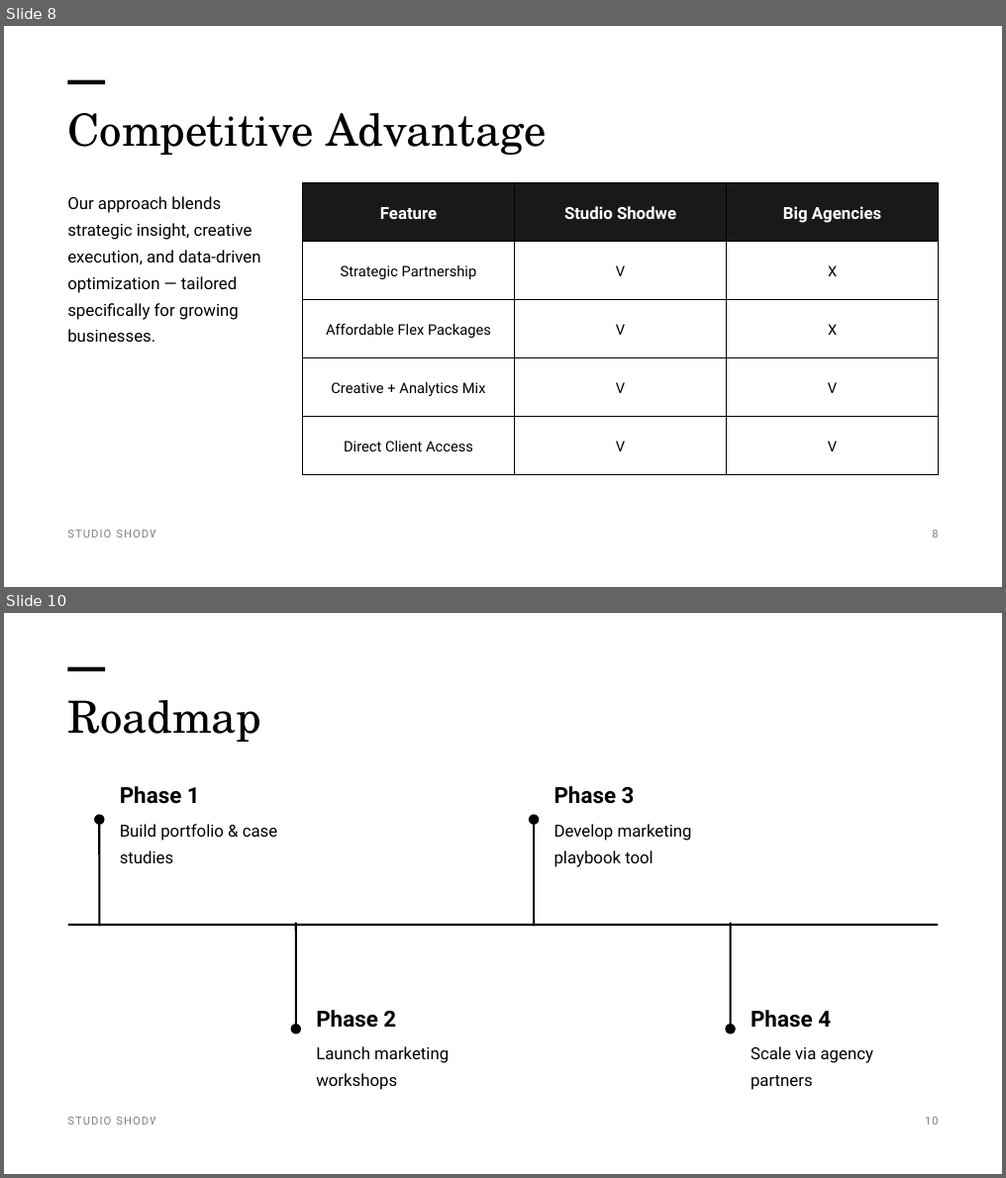
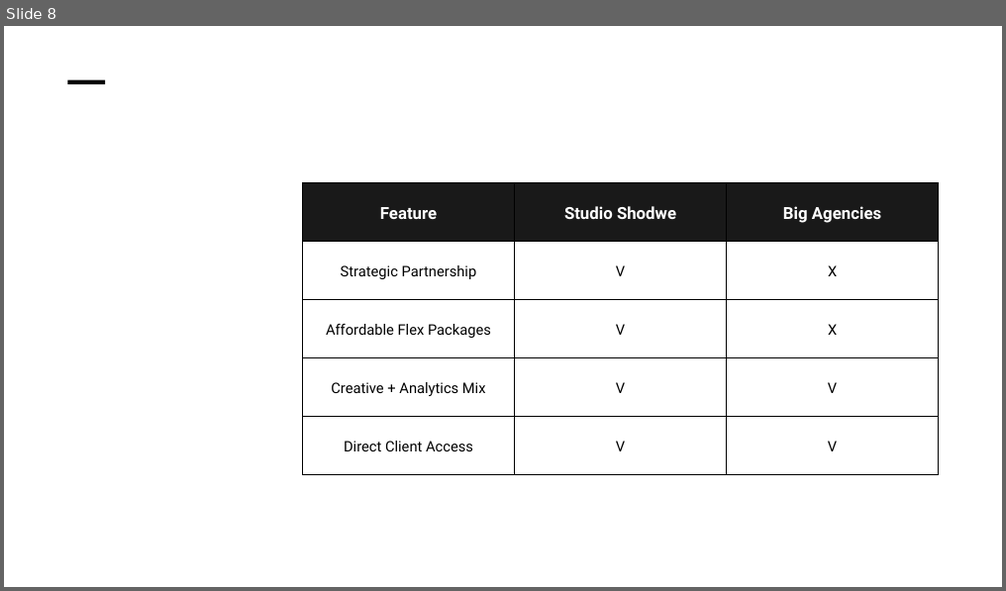
Before and after one commit to SharveshRamchandani/aieduthon, a slide deck: ai/src/ppt dataset/Black and White Simple Minimalist Pitch Deck Marketing Presentation.pptx. Shown one above the other, each under a label of ours: slides 8 and 10 before the commit, slide 8 after it; the slides between them are not shown. The pictures are 1006x1178 and 1006x591 pixels, drawn with LibreOffice and Linux fonts; fonts in the diff are those of the drawing; background and template pictures are left out. Boxes give left, top, right and bottom in pixels: in the first picture for what was removed or moved away, otherwise in the second. Text is boxed around its words. In the diff, an @@ line names an element or a change of style, - is before the commit and + after.

```diff
--- a/ai/src/ppt dataset/Black and White Simple Minimalist Pitch Deck Marketing Presentation.pptx
+++ b/ai/src/ppt dataset/Black and White Simple Minimalist Pitch Deck Marketing Presentation.pptx
@@ slide 10 removed at bbox=[4, 613, 1002, 1174], background picture (left out) @@
@@ line removed from (68, 668) to (105, 668) @@
@@ text removed at bbox=[67, 700, 261, 742] @@
-Roadmap
@@ text removed at bbox=[120, 786, 200, 804] @@
-Phase 1
@@ text removed at bbox=[554, 786, 635, 804] @@
-Phase 3
@@ arrow removed from (99, 926) to (99, 820) @@
@@ arrow removed from (534, 926) to (534, 820) @@
@@ text removed at bbox=[120, 824, 277, 863] @@
-Build portfolio & case studies
@@ text removed at bbox=[554, 824, 692, 867] @@
-Develop marketing playbook tool
@@ line removed from (68, 925) to (938, 925) @@
@@ arrow removed from (296, 923) to (296, 1029) @@
@@ arrow removed from (731, 923) to (731, 1029) @@
@@ text removed at bbox=[316, 1010, 396, 1028] @@
-Phase 2
@@ text removed at bbox=[750, 1010, 831, 1028] @@
-Phase 4
@@ text removed at bbox=[316, 1047, 449, 1090] @@
-Launch marketing workshops
@@ text removed at bbox=[750, 1047, 873, 1090] @@
-Scale via agency partners
@@ text removed at bbox=[67, 1117, 166, 1125] @@
-STUDIO SHODWE
@@ text removed at bbox=[925, 1117, 939, 1125] @@
-10
@@ slide 8 changed as well @@
@@ text removed at bbox=[67, 113, 547, 155] @@
-Competitive Advantage
@@ text removed at bbox=[67, 196, 260, 342] @@
-Our approach blends strategic insight, creative execution, and data-driven optimization — tailored specifically for growing businesses.
@@ text removed at bbox=[67, 530, 166, 538] @@
-STUDIO SHODWE
@@ text removed at bbox=[932, 530, 938, 538] @@
-8
```
Also in this commit, not shown: 11 slides added, 10 other slides removed, 37 other files.
